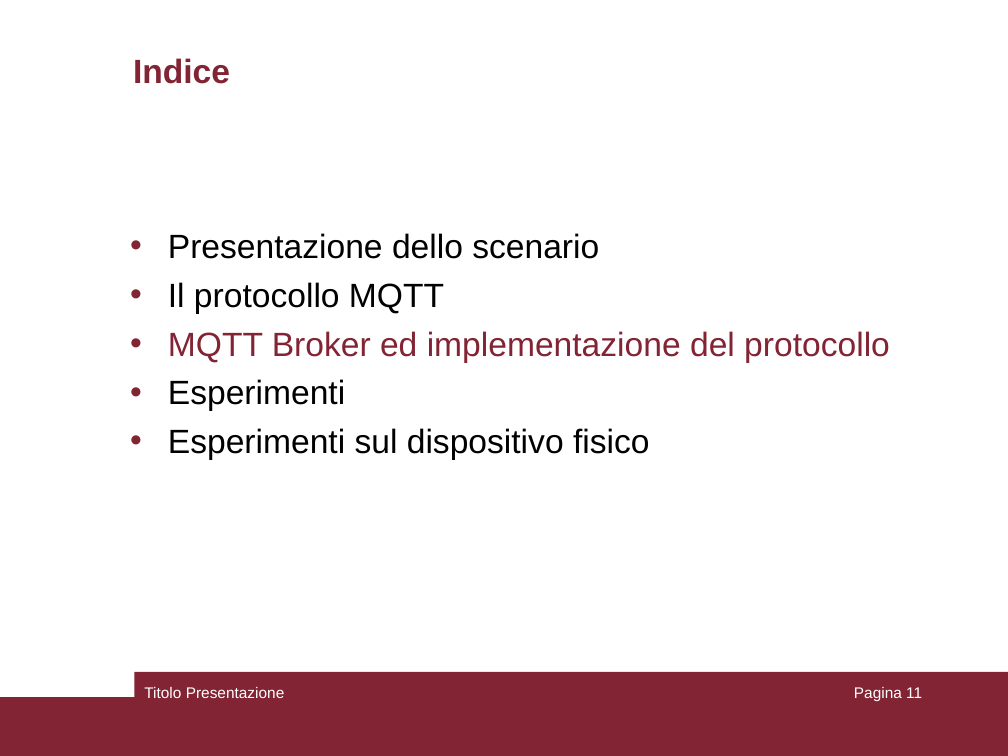
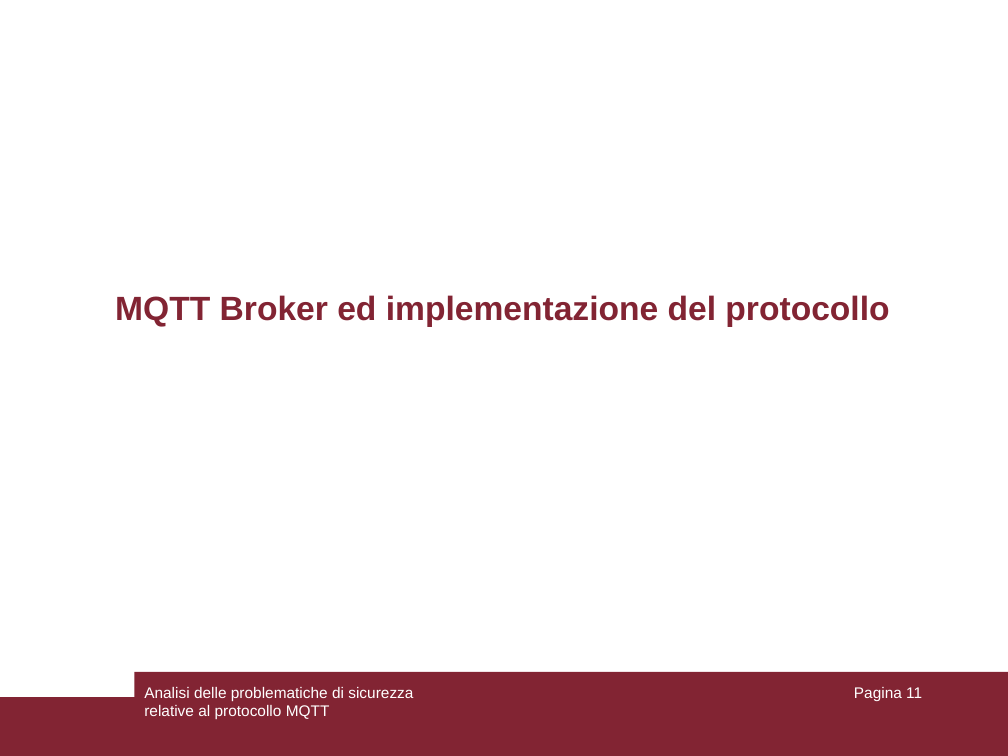
Before and after one commit to aedoardo/bachelor-degree-thesis, a slide deck: slide 11 of slides/Presentazione.ppt. Drawn at 1008x756 pixels with LibreOffice and Linux fonts; fonts in the diff are those of the drawing. Boxes give left, top, right and bottom in pixels: in the first picture for what was removed or moved away, otherwise in the second. Text is boxed around its words. In the diff, an @@ line names an element or a change of style, - is before the commit and + after.

Commit message:
update slides

```diff
--- a/slides/Presentazione.ppt
+++ b/slides/Presentazione.ppt
@@ text "MQTT Broker ed implementazione del ...": place and size @@
-text "MQTT Broker ed implementazione del ..." at [168, 233, 890, 460]
+text "MQTT Broker ed implementazione del ..." at [115, 295, 889, 327]
@@ text "MQTT Broker ed implementazione del ..." at [115, 295, 889, 327]: bold on; alignment left to centre; bullet • to none @@
@@ title removed at [133, 58, 230, 84] @@
-Indice
@@ text at [168, 233, 599, 314]: paragraphs removed @@
-• Presentazione dello scenario
-• Il protocollo MQTT
@@ text at [168, 379, 650, 460]: paragraphs removed @@
-• Esperimenti
-• Esperimenti sul dispositivo fisico
@@ text at [144, 687, 413, 719]: text changed @@
-Titolo Presentazione
+Analisi delle problematiche di sicurezza relative al protocollo MQTT
```
Also in this commit, not shown: 6 other slides changed, 1 other file.
